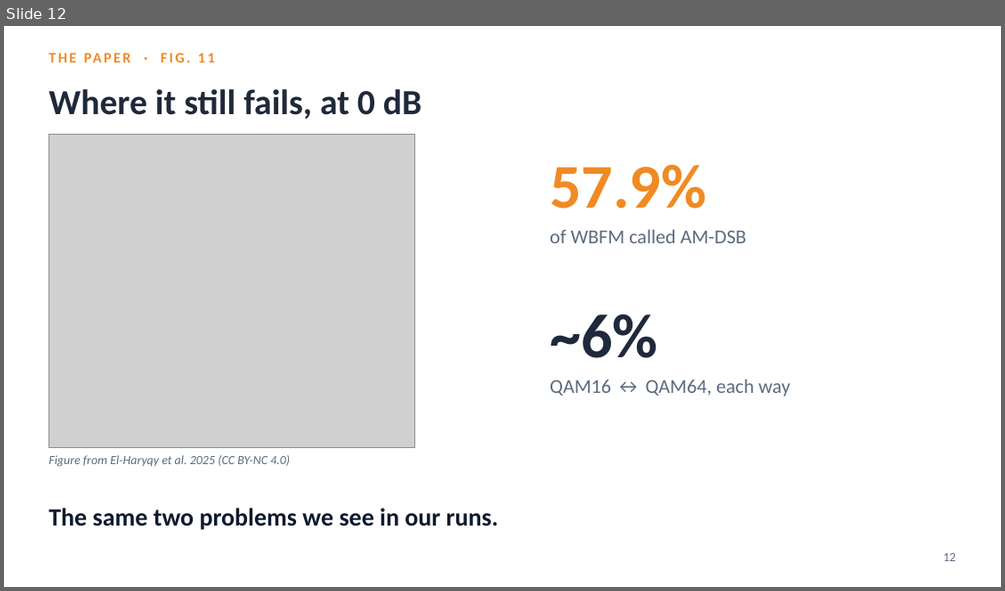
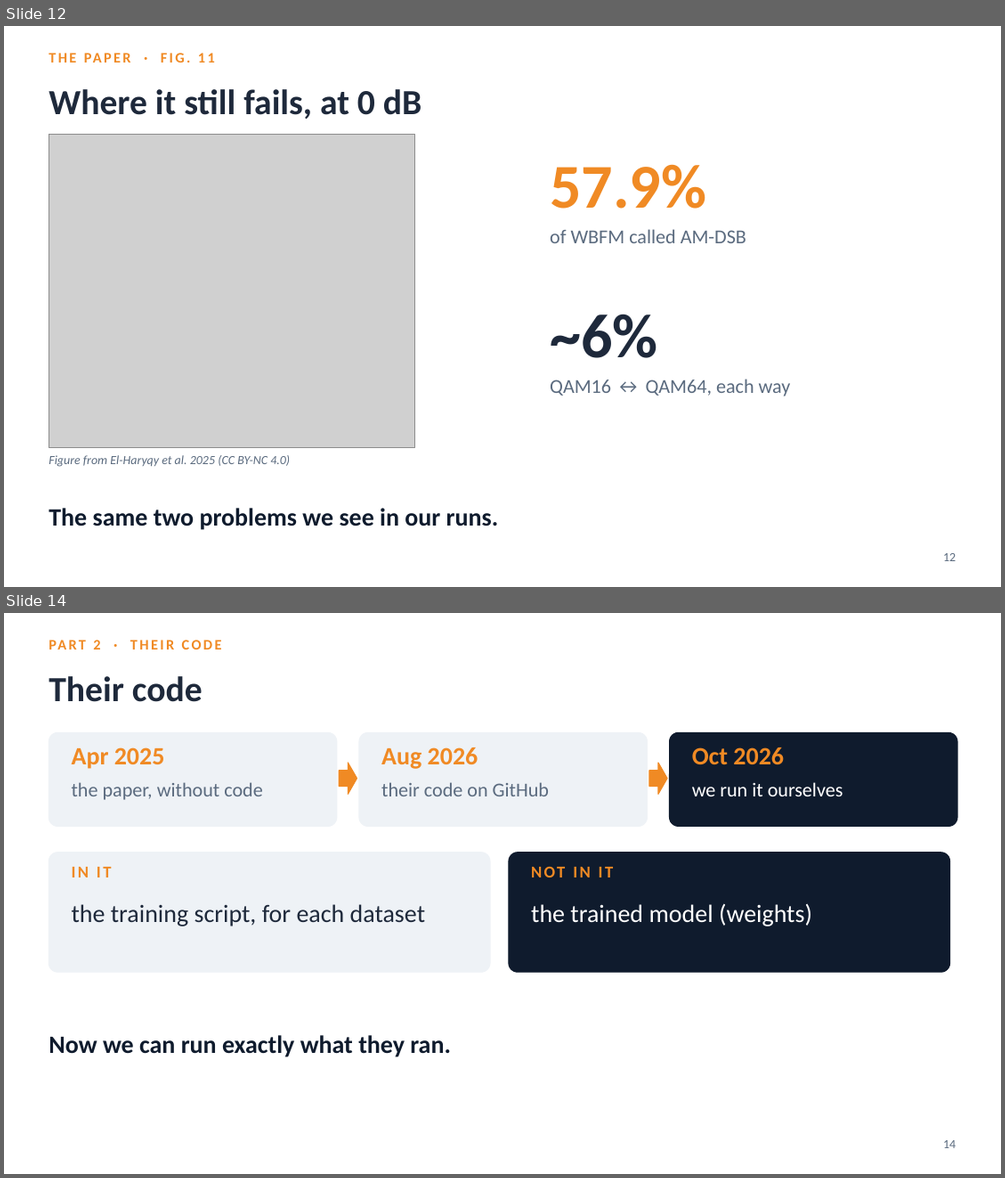
Before and after one commit to YusufBilo78/amc, a slide deck: deck/moshe_paper_icrnna.pptx. Shown one above the other, each under a label of ours: slide 12 before the commit, slides 12 and 14 after it; the slides between them are not shown. The pictures are 1005x591 and 1005x1178 pixels, drawn with LibreOffice and Linux fonts; fonts in the diff are those of the drawing; grey boxes stand for pictures. Boxes give left, top, right and bottom in pixels: in the first picture for what was removed or moved away, otherwise in the second. Text is boxed around its words. In the diff, an @@ line names an element or a change of style, - is before the commit and + after.

```diff
--- a/deck/moshe_paper_icrnna.pptx
+++ b/deck/moshe_paper_icrnna.pptx
@@ slide 14 added at bbox=[4, 613, 1001, 1174], background #FFFFFF @@
@@ text added at bbox=[93, 640, 100, 649], 14 pt, text #F08A24, bold @@
+PART 2 · THEIR CODE
@@ text added at bbox=[48, 676, 202, 702], 34 pt, text #1E293B, bold @@
+Their code
@@ rounded rectangle added at bbox=[48, 732, 337, 826], fill #EEF2F6, outline #EEF2F6 1 pt @@
@@ rounded rectangle added at bbox=[359, 732, 647, 826], fill #EEF2F6, outline #EEF2F6 1 pt @@
@@ rounded rectangle added at bbox=[670, 732, 957, 826], fill #0F1B2D, outline #0F1B2D 1 pt @@
@@ text added at bbox=[72, 747, 165, 769], 24 pt, text #F08A24, bold @@
+Apr 2025
@@ right arrow added at bbox=[339, 763, 357, 794], fill #F08A24, outline #F08A24 1 pt @@
@@ text added at bbox=[381, 747, 478, 769], 24 pt, text #F08A24, bold @@
+Aug 2026
@@ right arrow added at bbox=[649, 763, 667, 794], fill #F08A24, outline #F08A24 1 pt @@
@@ text added at bbox=[692, 747, 784, 764], 24 pt, text #F08A24, bold @@
+Oct 2026
@@ text added at bbox=[72, 782, 262, 800], 19 pt, text #5B6B7F @@
+the paper, without code
@@ text added at bbox=[381, 782, 549, 796], 19 pt, text #5B6B7F @@
+their code on GitHub
@@ text added at bbox=[692, 782, 843, 796], 19 pt, text #FFFFFF @@
+we run it ourselves
@@ rounded rectangle added at bbox=[48, 852, 490, 972], fill #EEF2F6, outline #EEF2F6 1 pt @@
@@ rounded rectangle added at bbox=[509, 852, 950, 972], fill #0F1B2D, outline #0F1B2D 1 pt @@
@@ text added at bbox=[72, 867, 112, 877], 16 pt, text #F08A24, bold @@
+IN IT
@@ text added at bbox=[531, 866, 614, 877], 16 pt, text #F08A24, bold @@
+NOT IN IT
@@ text added at bbox=[72, 904, 425, 926], 24 pt, text #1E293B @@
+the training script, for each dataset
@@ text added at bbox=[531, 903, 812, 926], 24 pt, text #FFFFFF @@
+the trained model (weights)
@@ text added at bbox=[48, 1035, 451, 1057], 24 pt, text #0F1B2D, bold @@
+Now we can run exactly what they ran.
@@ text added at bbox=[943, 1140, 955, 1148], 12 pt, text #5B6B7F @@
+14
```
Also in this commit, not shown: 7 slides changed, 2 other slides added, 7 slides removed, 5 other files.
